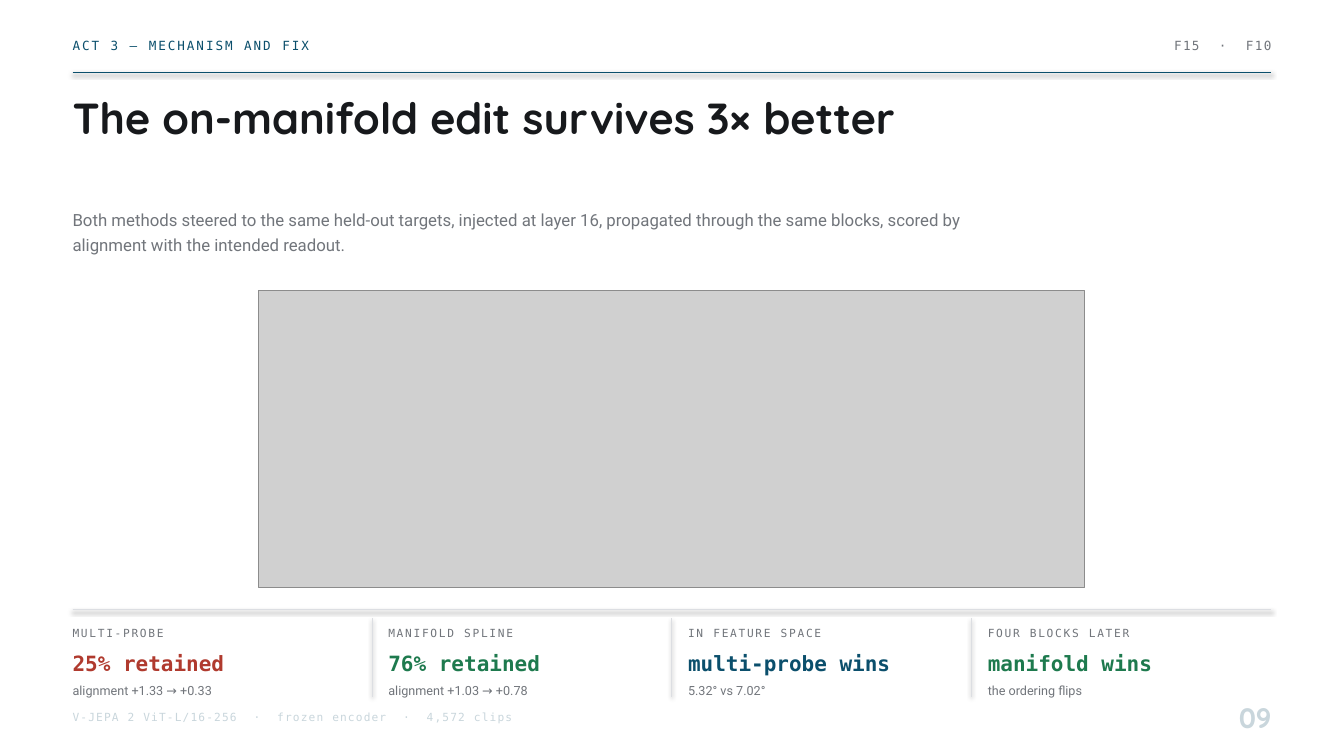
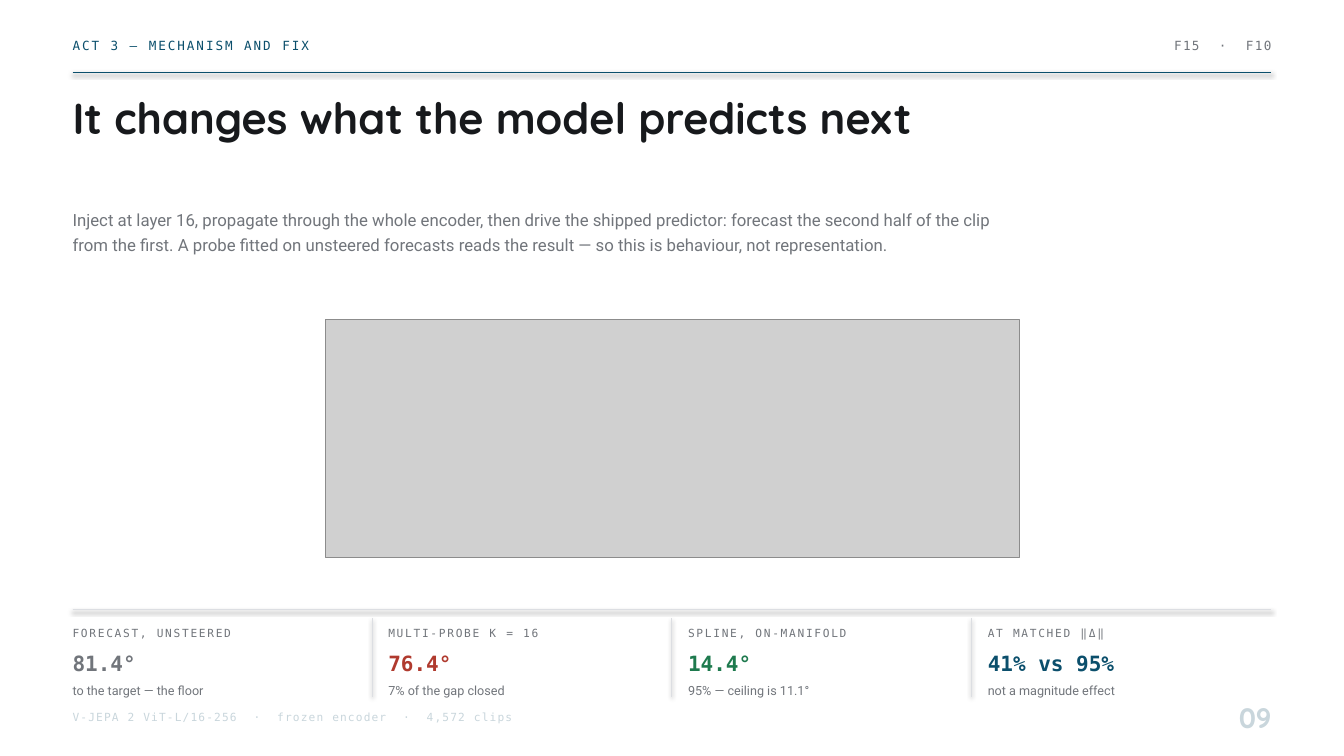
Before and after one commit to vishaldas/vjepa_interpretability, a slide deck: slide 9 of artifacts/deck/vjepa-direction-ring.pptx. Drawn at 1344x756 pixels with LibreOffice and Linux fonts; fonts in the diff are those of the drawing; grey boxes stand for pictures. Boxes give left, top, right and bottom in pixels: in the first picture for what was removed or moved away, otherwise in the second. Text is boxed around its words. In the diff, an @@ line names an element or a change of style, - is before the commit and + after.

```diff
--- a/artifacts/deck/vjepa-direction-ring.pptx
+++ b/artifacts/deck/vjepa-direction-ring.pptx
@@ text at box(73, 102, 912, 143): text changed @@
-The on-manifold edit survives 3× better
+It changes what the model predicts next
@@ text at box(73, 213, 989, 255): text changed @@
-Both methods steered to the same held-out targets, injected at layer 16, propagated through the same blocks, scored by alignment with the intended readout.
+Inject at layer 16, propagate through the whole encoder, then drive the shipped predictor: forecast the second half of the clip from the first. A probe fitted on unsteered forecasts reads the result — so this is behaviour, not representation.
@@ picture: place and size @@
-picture at box(259, 290, 1085, 588)
+picture at box(326, 320, 1019, 558)
@@ text at box(73, 629, 231, 639): text changed @@
-MULTI-PROBE
+FORECAST, UNSTEERED
@@ text at box(388, 629, 538, 637): text changed @@
-MANIFOLD SPLINE
+MULTI-PROBE K = 16
@@ text at box(688, 628, 846, 639): text changed @@
-IN FEATURE SPACE
+SPLINE, ON-MANIFOLD
@@ text at box(988, 628, 1104, 640): text changed @@
-FOUR BLOCKS LATER
+AT MATCHED ‖Δ‖
@@ text at box(73, 655, 136, 671): text changed; text colour #B03A2E to #71757B @@
-25% retained
+81.4°
@@ text at box(388, 655, 451, 672): text changed; text colour #1E7A4E to #B03A2E @@
-76% retained
+76.4°
@@ text at box(688, 655, 751, 671): text changed; text colour #0B4F6C to #1E7A4E @@
-multi-probe wins
+14.4°
@@ text at box(988, 655, 1114, 672): text changed; text colour #1E7A4E to #0B4F6C @@
-manifold wins
+41% vs 95%
@@ text at box(73, 685, 204, 698): text changed @@
-alignment +1.33 → +0.33
+to the target — the floor
@@ text at box(388, 685, 505, 698): text changed @@
-alignment +1.03 → +0.78
+7% of the gap closed
@@ text at box(688, 685, 809, 698): text changed @@
-5.32° vs 7.02°
+95% — ceiling is 11.1°
@@ text at box(988, 685, 1115, 698): text changed @@
-the ordering flips
+not a magnitude effect
```
Also in this commit, not shown: 5 other files.
